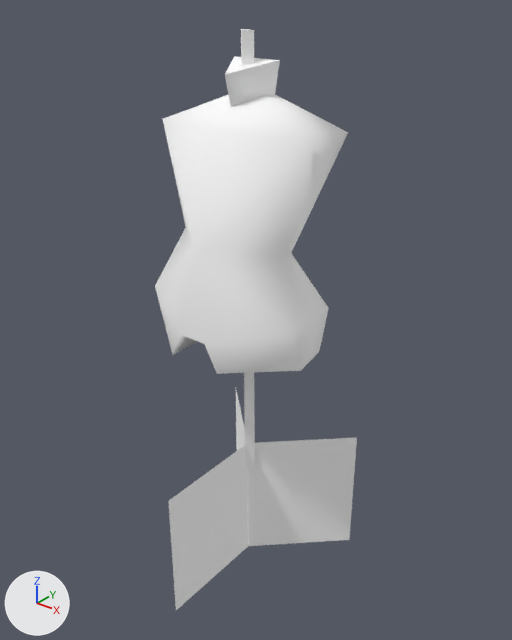
The glTF model public/3d/item/model__item__shop.ofs_3886_0/3886kg3_shp03.gltf as it was, and as the next commit left it.
One viewpoint serves both versions: a 50 mm camera at (1.264, -1.535, 1.885) aimed at (0.035, 0.001, 0.933). The lights are fixed; the arrows at lower left show +X, +Y and +Z. The picture after the commit comes second.

Names of what the first picture shows: '3886kg3_shp03'.
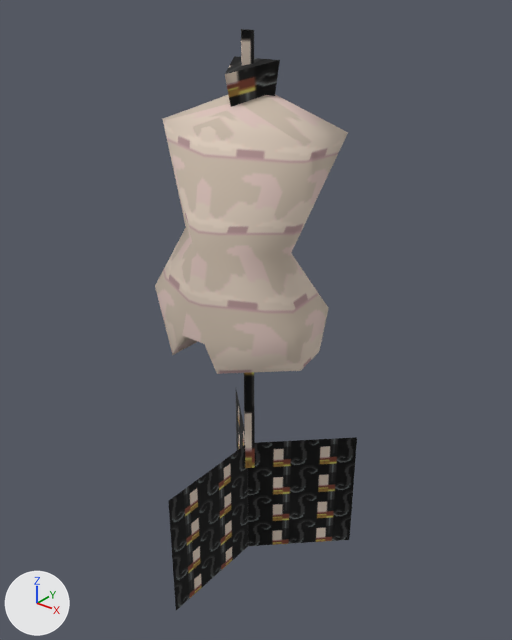
The change, as JSON lines over the scene's bpy script:
```json
{"op": "add", "block": "img_shp03_1", "code": ["img_shp03_1 = load_image('shp03_1', '_unpacked/shp03_1', 32, 32, 'sRGB')"]}
{"op": "add", "block": "img_shp03_0", "code": ["img_shp03_0 = load_image('shp03_0', '_unpacked/shp03_0', 32, 32, 'sRGB')"]}
{"op": "remove", "block": "mat_shp03_0", "code": "mat_shp03_0.base_color = (1.0, 1.0, 1.0)  # white #ffffff"}
{"op": "add", "block": "mat_shp03_0", "code": "mat_shp03_0.texture = img_shp03_0"}
{"op": "remove", "block": "mat_shp03_1", "code": "mat_shp03_1.base_color = (1.0, 1.0, 1.0)  # white #ffffff"}
{"op": "add", "block": "mat_shp03_1", "code": "mat_shp03_1.texture = img_shp03_1"}
```

Location of each change, [x1, y1, x2, y2] in pixels of the pictures (512 x 640 px):
```json
{"object": "3886kg3_shp03", "change": "surface changed", "before": [155, 29, 357, 610], "after": [155, 29, 357, 610], "on screen": "darker"}
```
